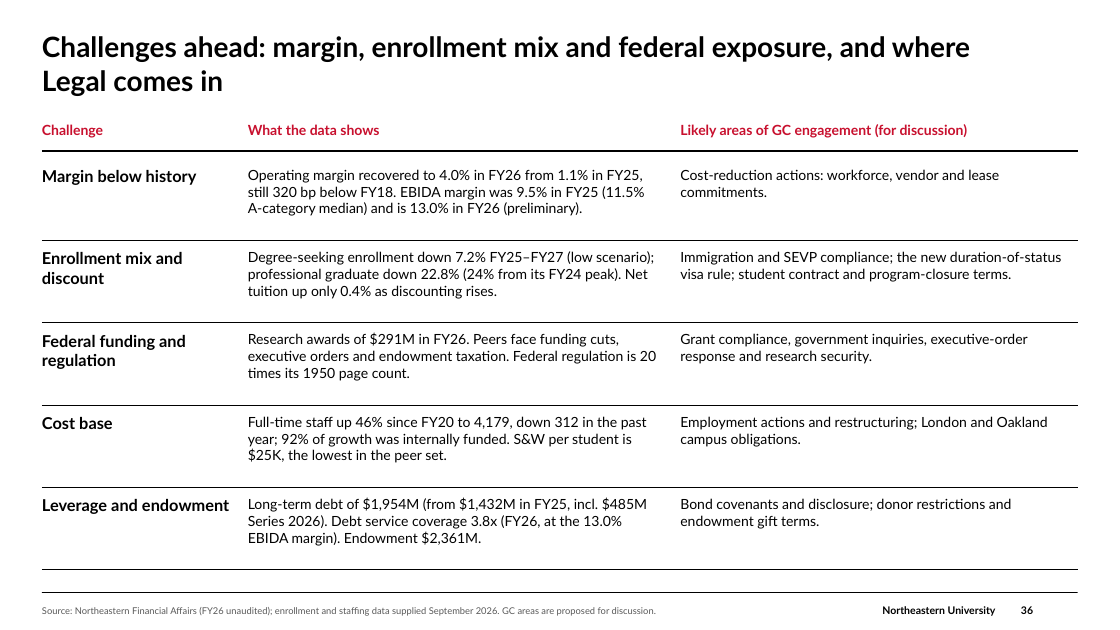
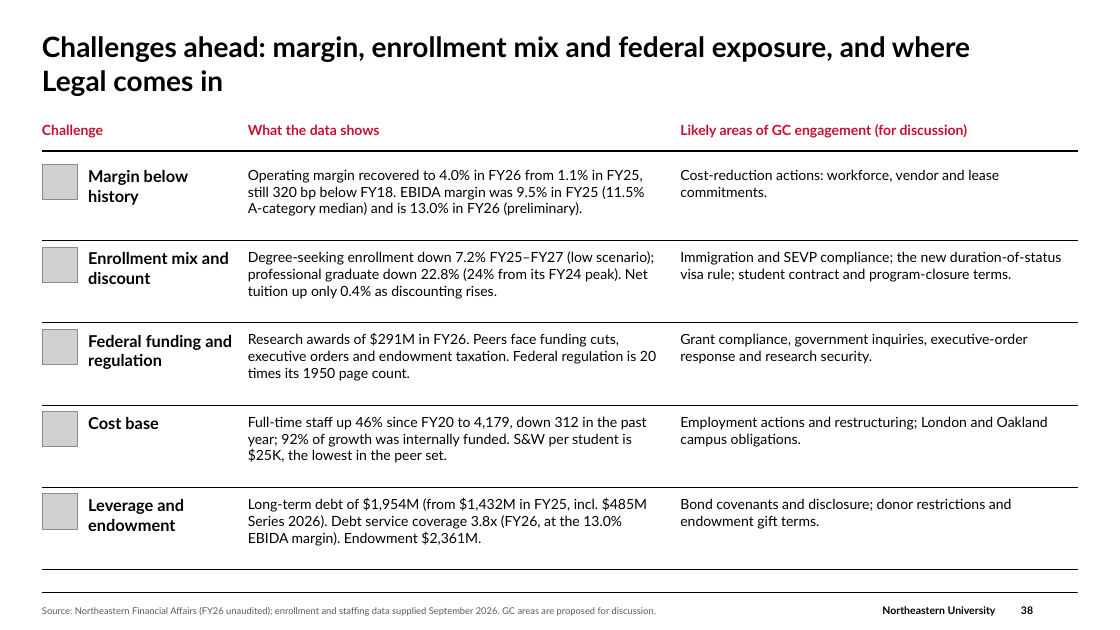
Before and after one commit to brettcsweet/Tonys-repo, a slide deck: slide 38 of GC_Financial_Update_2026-09-30.pptx (slide 36 before the commit). Drawn at 1120x630 pixels with LibreOffice and Linux fonts; fonts in the diff are those of the drawing; grey boxes stand for pictures; background and template pictures are left out. Boxes give left, top, right and bottom in pixels: in the first picture for what was removed or moved away, otherwise in the second. Text is boxed around its words. In the diff, an @@ line names an element or a change of style, - is before the commit and + after.

```diff
--- a/GC_Financial_Update_2026-09-30.pptx
+++ b/GC_Financial_Update_2026-09-30.pptx
@@ picture added at (x1=42, y1=165, x2=77, y2=200) @@
@@ text "Margin below history" rewrapped from (x1=42, y1=170, x2=197, y2=185) to (x1=88, y1=170, x2=188, y2=205) @@
@@ picture added at (x1=42, y1=247, x2=77, y2=282) @@
@@ text "Enrollment mix and discount" moved from (x1=42, y1=252, x2=183, y2=284) to (x1=88, y1=252, x2=229, y2=284) @@
@@ picture added at (x1=42, y1=329, x2=77, y2=365) @@
@@ text "Federal funding and regulation" moved from (x1=42, y1=335, x2=186, y2=369) to (x1=88, y1=335, x2=232, y2=369) @@
@@ picture added at (x1=42, y1=412, x2=77, y2=447) @@
@@ text "Cost base" moved from (x1=42, y1=417, x2=112, y2=429) to (x1=88, y1=417, x2=158, y2=429) @@
@@ picture added at (x1=42, y1=494, x2=77, y2=529) @@
@@ text "Leverage and endowment" rewrapped from (x1=42, y1=499, x2=229, y2=514) to (x1=88, y1=499, x2=184, y2=531) @@
```
Also in this commit, not shown: 23 other slides changed, 2 slides added.
